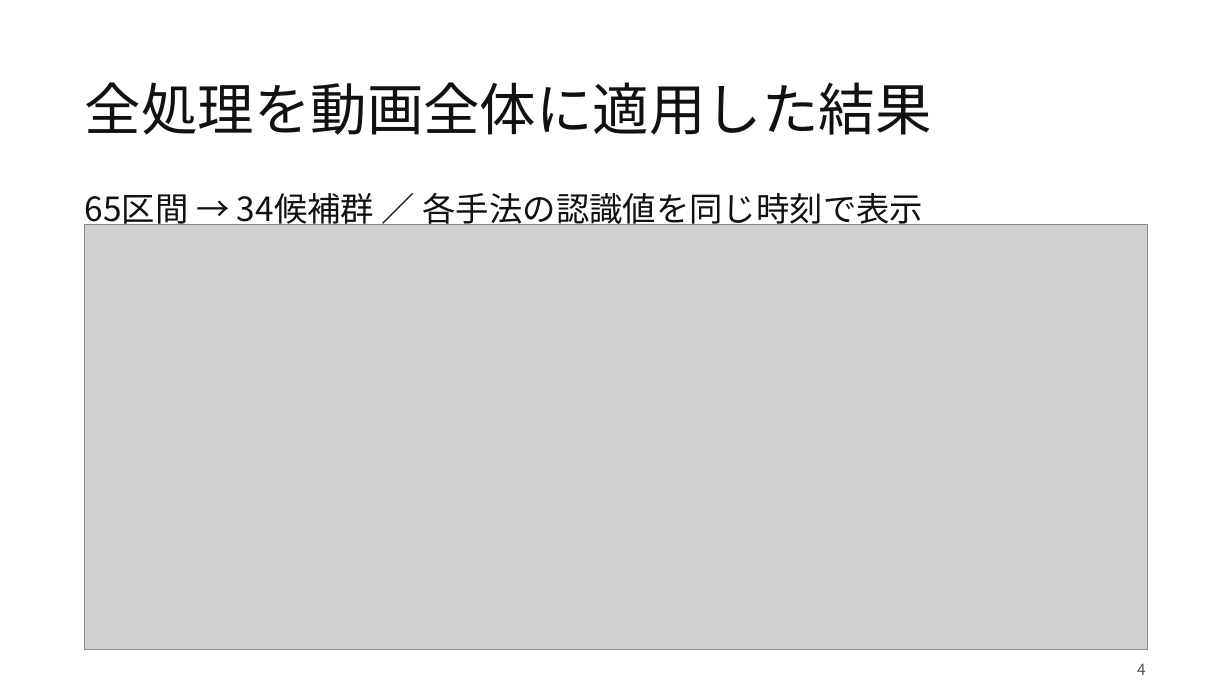
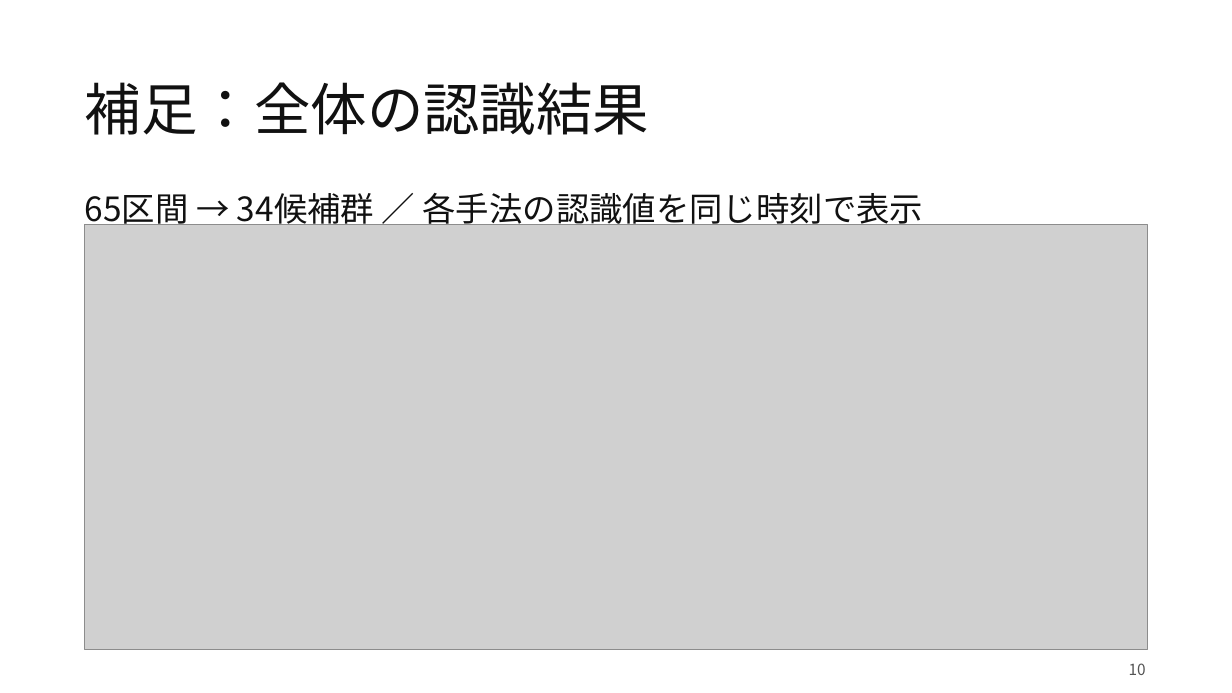
Before and after one commit to Yu-Tanahashi1226/----B-py, a slide deck: slide 10 of presentations/20261030/M棚橋261030.pptx (slide 4 before the commit). Drawn at 1232x693 pixels with LibreOffice and Linux fonts; fonts in the diff are those of the drawing; grey boxes stand for pictures. Boxes give left, top, right and bottom in pixels: in the first picture for what was removed or moved away, otherwise in the second. Text is boxed around its words. In the diff, an @@ line names an element or a change of style, - is before the commit and + after.

```diff
--- a/presentations/20261030/M棚橋261030.pptx
+++ b/presentations/20261030/M棚橋261030.pptx
@@ title at <box>85,82,650,135</box>: text changed @@
-全処理を動画全体に適用した結果
+補足：全体の認識結果
@@ text at <box>1129,663,1146,675</box>: text changed @@
-4
+10
```
Also in this commit, not shown: 10 other slides changed, 1 slide added, 1 slide removed, 9 other files.
